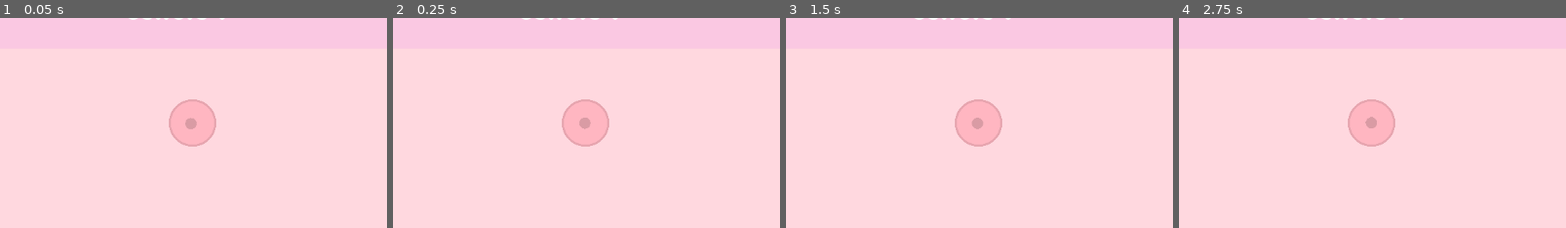
Above: before the commit, frames 1-4 (left to right).
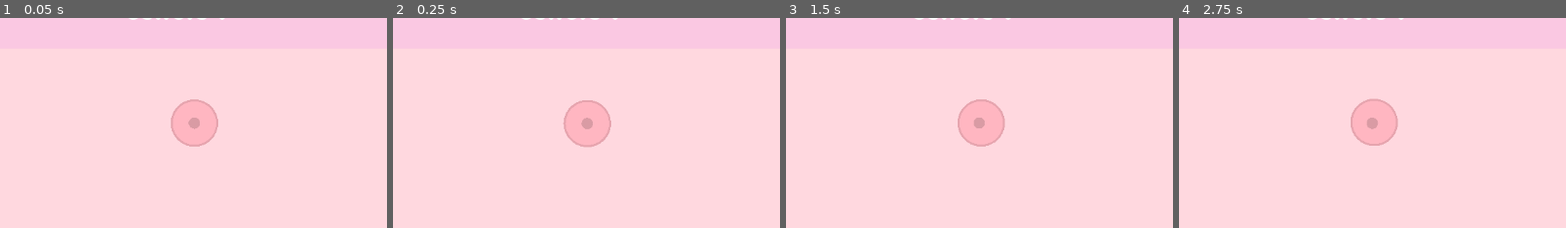
Above: after the commit, the same moments.

Repository: JungoQuentin/Doom2
Game: Godot game, scene res://main.tscn
Same seed, same stepped clock (60 frames per second), same inputs: the game is played once before the commit and once after it.
Inputs (mouse positions are % of the whole screen's width and height, from its top left):
- Up to frame 1 (0.05 s): no input
- Up to frame 2 (0.25 s): no input
- Up to frame 3 (1.5 s): tap Enter at 0.5 s; move the mouse to (72, 43) at 0.52 s; click (72, 43) at 0.67 s; click (94, 13) at 1.25 s
- Up to frame 4 (2.75 s): tap Space at 2 s; move the mouse to (30, 53) at 2.02 s; click (30, 53) at 2.17 s
The pictures show only the part of the screen within x 25-75%, y 23-73%; the shares and areas given below are measured in that part.

The runs differ from the first frame. In frame 1, 0.4% of the frame differs, in the area x 43-57%, y 38-62%; in frame 2, 0.4%; in frame 3, 0.5%; in frame 4, 0.5%.

Commit message:
better animation

Diff:
--- a/Cell.gd
+++ b/Cell.gd
@@ -13,11 +13,15 @@
 var cell_type: CellType;
 var childs: Array[Vector2i];
 var can_merge: bool;
+var rnd: Array[float];
 
 func _init(_center: Vector2i, _cell_type: CellType):
 	self.center = _center;
 	self.cell_type = _cell_type;
 	self.childs = [];
+	self.rnd = [];
+	for _i in range(4):
+		self.rnd.append(randf());
 	if cell_type == CellType.TYPE2:
 		for i in range(6):
 			self.childs.append(Utils.moved_in_dir(center, i));
--- a/node_2d.gd
+++ b/node_2d.gd
@@ -7,7 +7,7 @@
 const h: float = 50.0; # Cell size
 const overh_type1: float = 1.35;
 const overh_type2: float = 1.25 * 3;
-const overh_type3: float = 1.3 * 4.5;
+const overh_type3: float = 1.33 * 4.5;
 const cam_smoothing: float = 0.005;
 
 const type1_color: Color = Color.LIGHT_PINK;
@@ -36,7 +36,7 @@
 
 
 func _process(delta: float) -> void:
-	b += delta;
+	b += delta * 4;
 	queue_redraw()
 
 	if cells.is_empty(): return
@@ -88,28 +88,26 @@
 		var pos = tile_to_pos(cell.center)
 		var color
 		var overh
-		var offset
 		if cell.cell_type == Cell.CellType.TYPE1:
 			color = type1_color
 			overh = overh_type1
-			offset = 4 * Vector2(sin(2 * b + 0.3) - cos(b + 0.1), cos(b) - sin(1.5 * b + 0.8))
 		elif cell.cell_type == Cell.CellType.TYPE2:
 			color = type2_color
 			overh = overh_type2
-			offset = 4 * Vector2(sin(1.5 * b + 0.6) - cos(b*2 + 0.3), cos(b) - sin(1.5 * b + 0.5))
 		elif cell.cell_type == Cell.CellType.TYPE3:
 			color = type3_color
 			overh = overh_type3
-			offset = 4 * Vector2(sin(2 * b + 0.1) - cos(b + 0.2), cos(b) - sin(3.5 * b + 0.2))
 
 		var col = color
 		if cell.can_merge or cell.center == mouse_tile or mouse_tile in cell.childs:
 			col = color.darkened(0.1)
 
-
-		draw_circle(pos, h/2 * overh, col, true)
-		draw_circle(pos, h/2 * overh, color.darkened(0.1), false, 3)
-		draw_circle(pos + offset, h/8 * overh, color.darkened(0.15), true)
+		var offset = 3 * cell.rnd[0] * Vector2(cos((cell.rnd[1] - 0.5) * b), sin((cell.rnd[1] - 0.5) * b))
+		var offset_center = offset + 4 * cell.rnd[2] * Vector2(-cos((cell.rnd[3] - 0.5) * b / 2), sin((cell.rnd[3] - 0.5) * b / 2))
+
+		draw_circle(pos + offset * overh, h/2 * overh, col, true)
+		draw_circle(pos + offset * overh, h/2 * overh, color.darkened(0.1), false, 3)
+		draw_circle(pos + offset_center * overh, h/8 * overh, color.darkened(0.15), true)
 	"""
 	for coord in coords: # DEBUG
 		var cell_type = coords[coord].cell_type
@@ -128,7 +126,7 @@
 func start_factories() -> void:
 	var timer = Timer.new()
 	add_child(timer)
-	timer.wait_time = 2.0 # une cellule type1 toutes les 2 secondes
+	timer.wait_time = 0.8 # une cellule type1 toutes les 2 secondes
 	timer.timeout.connect(factory)
 	timer.autostart = true
 	timer.start()
